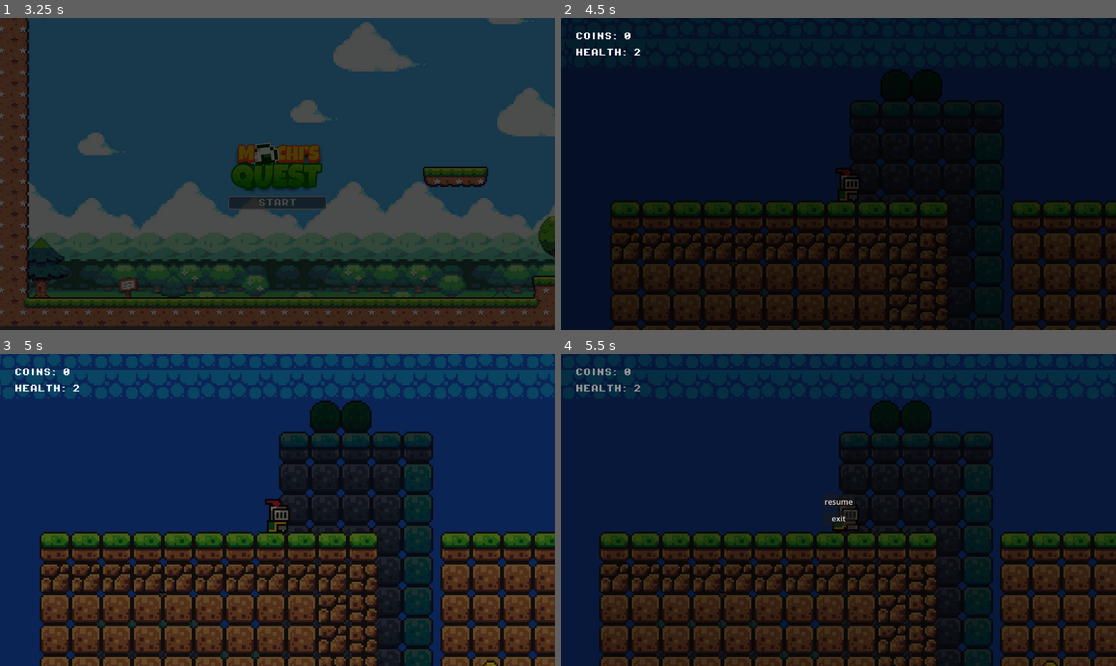
Above: before the commit, frames 1-4 (two rows, left to right).
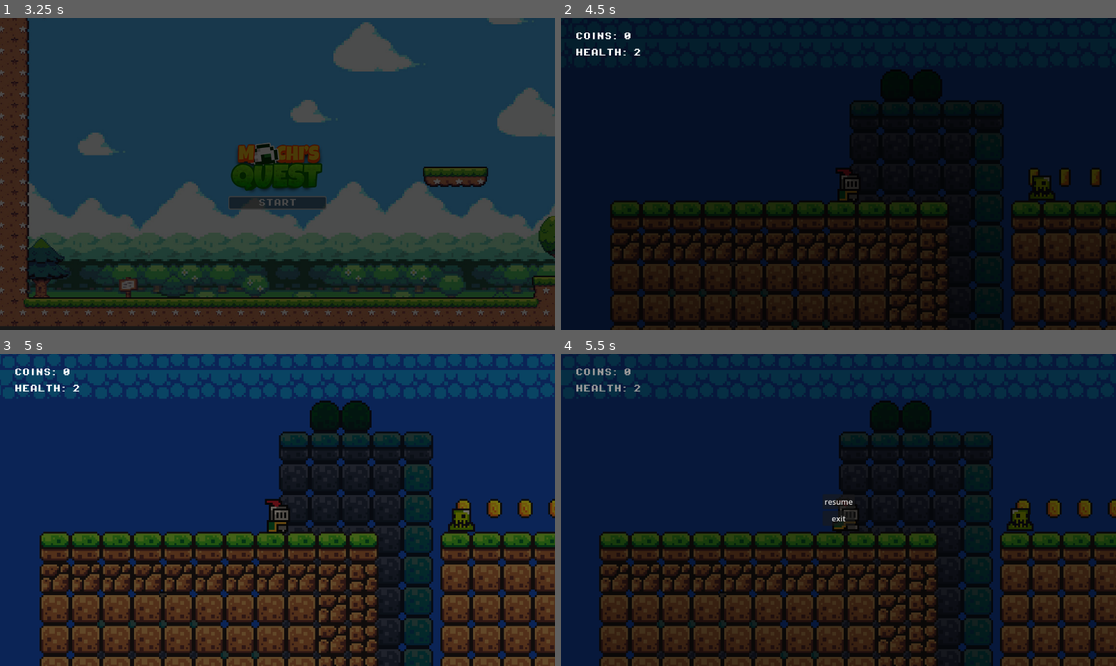
Above: after the commit, the same moments.

Repository: lucas-sobierajski-oliveira/godot-plataform-test
Game: Godot game, scene res://scenes/TitleScene.tscn
The game is run twice, just before and just after one commit, with the same random seed, the same clock (stepped at 60 frames per second) and the same inputs.
Inputs:
- Up to frame 1 (3.25 s): click "START" at 0.5 s; click "START" at 1.25 s; tap Enter (ui_accept) at 2, 2.27, 3.02 s; hold Q 2.03-2.78 s; hold Right (ui_right) from 2.03 s (still down); tap Q at 2.85 s
- Up to frame 2 (4.5 s): release Right (ui_right) at 3.53 s; hold Left (ui_left) 3.53-4.25 s; hold Q 3.53-4.25 s; click "resume" at 4.25 s
- Up to frame 3 (5 s): no input
- Up to frame 4 (5.5 s): hold Right (ui_right) from 5.03 s (still down); tap Q at 5.1 s; tap Enter (ui_accept) at 5.27 s

Frame 1 is identical in both runs. In frame 2, 0.6% of the frame differs, in the area x 84-98%, y 48-100%; in frame 3, 0.8%, in the area x 80-100%, y 46-100%; in frame 4, 0.8%.

Commit message:
ajuste do level1

Diff:
--- a/scenes/Main.tscn
+++ b/scenes/Main.tscn
@@ -604,7 +604,7 @@
 }
 
 [sub_resource type="RectangleShape2D" id="RectangleShape2D_mu6yc"]
-size = Vector2(198, 55)
+size = Vector2(107, 123.5)
 
 [node name="Main" type="Node2D"]
 script = ExtResource("1_hxfp1")
@@ -688,397 +688,169 @@
 
 [node name="AllCoins" type="Node" parent="."]
 
+[node name="Coin" parent="AllCoins" instance=ExtResource("7_5hojl")]
+position = Vector2(224, 184)
+
 [node name="Coin2" parent="AllCoins" instance=ExtResource("7_5hojl")]
-position = Vector2(88, 345)
+position = Vector2(240, 184)
 
 [node name="Coin3" parent="AllCoins" instance=ExtResource("7_5hojl")]
-position = Vector2(103, 346)
+position = Vector2(256, 184)
 
 [node name="Coin4" parent="AllCoins" instance=ExtResource("7_5hojl")]
-position = Vector2(120, 346)
+position = Vector2(272, 184)
 
 [node name="Coin5" parent="AllCoins" instance=ExtResource("7_5hojl")]
-position = Vector2(137, 346)
+position = Vector2(304, 232)
 
 [node name="Coin6" parent="AllCoins" instance=ExtResource("7_5hojl")]
-position = Vector2(158, 345)
+position = Vector2(320, 232)
 
 [node name="Coin7" parent="AllCoins" instance=ExtResource("7_5hojl")]
-position = Vector2(176, 345)
+position = Vector2(336, 232)
 
 [node name="Coin8" parent="AllCoins" instance=ExtResource("7_5hojl")]
-position = Vector2(194, 345)
+position = Vector2(352, 232)
 
 [node name="Coin9" parent="AllCoins" instance=ExtResource("7_5hojl")]
-position = Vector2(194, 345)
+position = Vector2(368, 232)
 
 [node name="Coin10" parent="AllCoins" instance=ExtResource("7_5hojl")]
-position = Vector2(211, 344)
+position = Vector2(384, 232)
 
 [node name="Coin11" parent="AllCoins" instance=ExtResource("7_5hojl")]
-position = Vector2(238, 268)
+position = Vector2(400, 232)
 
 [node name="Coin12" parent="AllCoins" instance=ExtResource("7_5hojl")]
-position = Vector2(239, 286)
+position = Vector2(416, 232)
 
 [node name="Coin13" parent="AllCoins" instance=ExtResource("7_5hojl")]
-position = Vector2(240, 309)
+position = Vector2(432, 232)
 
 [node name="Coin14" parent="AllCoins" instance=ExtResource("7_5hojl")]
-position = Vector2(89, 315)
+position = Vector2(520, 216)
 
 [node name="Coin15" parent="AllCoins" instance=ExtResource("7_5hojl")]
-position = Vector2(90, 332)
+position = Vector2(520, 200)
 
 [node name="Coin16" parent="AllCoins" instance=ExtResource("7_5hojl")]
-position = Vector2(104, 316)
+position = Vector2(520, 184)
 
 [node name="Coin17" parent="AllCoins" instance=ExtResource("7_5hojl")]
-position = Vector2(105, 327)
+position = Vector2(536, 184)
 
 [node name="Coin18" parent="AllCoins" instance=ExtResource("7_5hojl")]
-position = Vector2(119, 316)
+position = Vector2(552, 184)
 
 [node name="Coin19" parent="AllCoins" instance=ExtResource("7_5hojl")]
-position = Vector2(121, 329)
+position = Vector2(568, 184)
 
 [node name="Coin20" parent="AllCoins" instance=ExtResource("7_5hojl")]
-position = Vector2(137, 330)
+position = Vector2(584, 184)
 
 [node name="Coin21" parent="AllCoins" instance=ExtResource("7_5hojl")]
-position = Vector2(138, 317)
+position = Vector2(584, 200)
 
 [node name="Coin22" parent="AllCoins" instance=ExtResource("7_5hojl")]
-position = Vector2(158, 318)
+position = Vector2(584, 216)
 
 [node name="Coin23" parent="AllCoins" instance=ExtResource("7_5hojl")]
-position = Vector2(159, 333)
+position = Vector2(568, 216)
 
 [node name="Coin24" parent="AllCoins" instance=ExtResource("7_5hojl")]
-position = Vector2(176, 330)
+position = Vector2(552, 216)
 
 [node name="Coin25" parent="AllCoins" instance=ExtResource("7_5hojl")]
-position = Vector2(175, 319)
+position = Vector2(536, 216)
 
 [node name="Coin26" parent="AllCoins" instance=ExtResource("7_5hojl")]
-position = Vector2(191, 318)
+position = Vector2(608, 168)
 
 [node name="Coin27" parent="AllCoins" instance=ExtResource("7_5hojl")]
-position = Vector2(192, 329)
+position = Vector2(624, 168)
 
 [node name="Coin28" parent="AllCoins" instance=ExtResource("7_5hojl")]
-position = Vector2(210, 316)
+position = Vector2(640, 168)
 
 [node name="Coin29" parent="AllCoins" instance=ExtResource("7_5hojl")]
-position = Vector2(211, 331)
+position = Vector2(656, 168)
 
 [node name="Coin30" parent="AllCoins" instance=ExtResource("7_5hojl")]
-position = Vector2(331, 378)
+position = Vector2(672, 168)
 
 [node name="Coin31" parent="AllCoins" instance=ExtResource("7_5hojl")]
-position = Vector2(347, 377)
+position = Vector2(688, 168)
 
 [node name="Coin32" parent="AllCoins" instance=ExtResource("7_5hojl")]
-position = Vector2(369, 378)
+position = Vector2(704, 168)
 
 [node name="Coin33" parent="AllCoins" instance=ExtResource("7_5hojl")]
-position = Vector2(385, 378)
+position = Vector2(720, 168)
 
 [node name="Coin34" parent="AllCoins" instance=ExtResource("7_5hojl")]
-position = Vector2(402, 378)
+position = Vector2(736, 168)
 
 [node name="Coin35" parent="AllCoins" instance=ExtResource("7_5hojl")]
-position = Vector2(418, 379)
+position = Vector2(752, 168)
 
 [node name="Coin36" parent="AllCoins" instance=ExtResource("7_5hojl")]
-position = Vector2(431, 378)
+position = Vector2(768, 168)
 
 [node name="Coin37" parent="AllCoins" instance=ExtResource("7_5hojl")]
-position = Vector2(447, 377)
+position = Vector2(952, 24)
 
 [node name="Coin38" parent="AllCoins" instance=ExtResource("7_5hojl")]
-position = Vector2(460, 376)
+position = Vector2(968, 24)
 
 [node name="Coin39" parent="AllCoins" instance=ExtResource("7_5hojl")]
-position = Vector2(301, 252)
+position = Vector2(984, 24)
 
 [node name="Coin40" parent="AllCoins" instance=ExtResource("7_5hojl")]
-position = Vector2(315, 252)
+position = Vector2(1000, 24)
 
 [node name="Coin41" parent="AllCoins" instance=ExtResource("7_5hojl")]
-position = Vector2(308, 267)
+position = Vector2(1016, 24)
 
 [node name="Coin42" parent="AllCoins" instance=ExtResource("7_5hojl")]
-position = Vector2(309, 283)
+position = Vector2(936, 24)
 
 [node name="Coin43" parent="AllCoins" instance=ExtResource("7_5hojl")]
-position = Vector2(310, 303)
+position = Vector2(952, 8)
 
 [node name="Coin44" parent="AllCoins" instance=ExtResource("7_5hojl")]
-position = Vector2(311, 320)
+position = Vector2(968, 8)
 
 [node name="Coin45" parent="AllCoins" instance=ExtResource("7_5hojl")]
-position = Vector2(310, 336)
+position = Vector2(984, 8)
 
 [node name="Coin46" parent="AllCoins" instance=ExtResource("7_5hojl")]
-position = Vector2(312, 350)
+position = Vector2(1000, 8)
 
 [node name="Coin47" parent="AllCoins" instance=ExtResource("7_5hojl")]
-position = Vector2(472, 40)
+position = Vector2(984, -8)
 
 [node name="Coin48" parent="AllCoins" instance=ExtResource("7_5hojl")]
-position = Vector2(495, 43)
+position = Vector2(968, -8)
 
 [node name="Coin49" parent="AllCoins" instance=ExtResource("7_5hojl")]
-position = Vector2(517, 44)
-
-[node name="Coin50" parent="AllCoins" instance=ExtResource("7_5hojl")]
-position = Vector2(533, 42)
-
-[node name="Coin51" parent="AllCoins" instance=ExtResource("7_5hojl")]
-position = Vector2(553, 43)
-
-[node name="Coin96" parent="AllCoins" instance=ExtResource("7_5hojl")]
-position = Vector2(1269, -86)
-
-[node name="Coin97" parent="AllCoins" instance=ExtResource("7_5hojl")]
-position = Vector2(1202, -85)
-
-[node name="Coin98" parent="AllCoins" instance=ExtResource("7_5hojl")]
-position = Vector2(1142, -86)
-
-[node name="Coin99" parent="AllCoins" instance=ExtResource("7_5hojl")]
-position = Vector2(1048, -89)
-
-[node name="Coin100" parent="AllCoins" instance=ExtResource("7_5hojl")]
-position = Vector2(992, -89)
-
-[node name="Coin101" parent="AllCoins" instance=ExtResource("7_5hojl")]
-position = Vector2(929, -91)
-
-[node name="Coin102" parent="AllCoins" instance=ExtResource("7_5hojl")]
-position = Vector2(857, -88)
-
-[node name="Coin103" parent="AllCoins" instance=ExtResource("7_5hojl")]
-position = Vector2(781, -89)
-
-[node name="Coin104" parent="AllCoins" instance=ExtResource("7_5hojl")]
-position = Vector2(712, -90)
-
-[node name="Coin105" parent="AllCoins" instance=ExtResource("7_5hojl")]
-position = Vector2(663, -89)
-
-[node name="Coin52" parent="AllCoins" instance=ExtResource("7_5hojl")]
-position = Vector2(566, 43)
-
-[node name="Coin53" parent="AllCoins" instance=ExtResource("7_5hojl")]
-position = Vector2(734, 3)
-
-[node name="Coin54" parent="AllCoins" instance=ExtResource("7_5hojl")]
-position = Vector2(754, 5)
-
-[node name="Coin55" parent="AllCoins" instance=ExtResource("7_5hojl")]
-position = Vector2(774, 2)
-
-[node name="Coin56" parent="AllCoins" instance=ExtResource("7_5hojl")]
-position = Vector2(774, 24)
-
-[node name="Coin57" parent="AllCoins" instance=ExtResource("7_5hojl")]
-position = Vector2(754, 24)
-
-[node name="Coin58" parent="AllCoins" instance=ExtResource("7_5hojl")]
-position = Vector2(736, 23)
-
-[node name="Coin59" parent="AllCoins" instance=ExtResource("7_5hojl")]
-position = Vector2(735, 40)
-
-[node name="Coin60" parent="AllCoins" instance=ExtResource("7_5hojl")]
-position = Vector2(758, 41)
-
-[node name="Coin61" parent="AllCoins" instance=ExtResource("7_5hojl")]
-position = Vector2(776, 40)
-
-[node name="Coin62" parent="AllCoins" instance=ExtResource("7_5hojl")]
-position = Vector2(1167, 85)
-
-[node name="Coin63" parent="AllCoins" instance=ExtResource("7_5hojl")]
-position = Vector2(1191, 88)
-
-[node name="Coin64" parent="AllCoins" instance=ExtResource("7_5hojl")]
-position = Vector2(1170, 109)
-
-[node name="Coin65" parent="AllCoins" instance=ExtResource("7_5hojl")]
-position = Vector2(1190, 115)
-
-[node name="Coin66" parent="AllCoins" instance=ExtResource("7_5hojl")]
-position = Vector2(1170, 134)
-
-[node name="Coin67" parent="AllCoins" instance=ExtResource("7_5hojl")]
-position = Vector2(1191, 142)
-
-[node name="Coin68" parent="AllCoins" instance=ExtResource("7_5hojl")]
-position = Vector2(1193, 160)
-
-[node name="Coin69" parent="AllCoins" instance=ExtResource("7_5hojl")]
-position = Vector2(1221, 164)
-
-[node name="Coin70" parent="AllCoins" instance=ExtResource("7_5hojl")]
-position = Vector2(1220, 205)
-
-[node name="Coin71" parent="AllCoins" instance=ExtResource("7_5hojl")]
-position = Vector2(1221, 185)
-
-[node name="Coin72" parent="AllCoins" instance=ExtResource("7_5hojl")]
-position = Vector2(1224, 226)
-
-[node name="Coin73" parent="AllCoins" instance=ExtResource("7_5hojl")]
-position = Vector2(1319, 228)
-
-[node name="Coin74" parent="AllCoins" instance=ExtResource("7_5hojl")]
-position = Vector2(1316, 210)
-
-[node name="Coin75" parent="AllCoins" instance=ExtResource("7_5hojl")]
-position = Vector2(1315, 191)
-
-[node name="Coin76" parent="AllCoins" instance=ExtResource("7_5hojl")]
-position = Vector2(1317, 167)
-
-[node name="Coin77" parent="AllCoins" instance=ExtResource("7_5hojl")]
-position = Vector2(1338, 167)
-
-[node name="Coin78" parent="AllCoins" instance=ExtResource("7_5hojl")]
-position = Vector2(1354, 166)
-
-[node name="Coin79" parent="AllCoins" instance=ExtResource("7_5hojl")]
-position = Vector2(1368, 166)
-
-[node name="Coin80" parent="AllCoins" instance=ExtResource("7_5hojl")]
-position = Vector2(1340, 114)
-
-[node name="Coin81" parent="AllCoins" instance=ExtResource("7_5hojl")]
-position = Vector2(1370, 82)
-
-[node name="Coin82" parent="AllCoins" instance=ExtResource("7_5hojl")]
-position = Vector2(1342, 47)
-
-[node name="Coin83" parent="AllCoins" instance=ExtResource("7_5hojl")]
-position = Vector2(1370, 21)
-
-[node name="Coin84" parent="AllCoins" instance=ExtResource("7_5hojl")]
-position = Vector2(1339, -9)
-
-[node name="Coin85" parent="AllCoins" instance=ExtResource("7_5hojl")]
-position = Vector2(1372, -32)
-
-[node name="Coin86" parent="AllCoins" instance=ExtResource("7_5hojl")]
-position = Vector2(1370, -62)
-
-[node name="Coin87" parent="AllCoins" instance=ExtResource("7_5hojl")]
-position = Vector2(1350, -64)
-
-[node name="Coin88" parent="AllCoins" instance=ExtResource("7_5hojl")]
-position = Vector2(1326, -64)
-
-[node name="Coin89" parent="AllCoins" instance=ExtResource("7_5hojl")]
-position = Vector2(1421, 252)
-
-[node name="Coin90" parent="AllCoins" instance=ExtResource("7_5hojl")]
-position = Vector2(1421, 252)
-
-[node name="Coin91" parent="AllCoins" instance=ExtResource("7_5hojl")]
-position = Vector2(1447, 253)
-
-[node name="Coin92" parent="AllCoins" instance=ExtResource("7_5hojl")]
-position = Vector2(1450, 271)
-
-[node name="Coin93" parent="AllCoins" instance=ExtResource("7_5hojl")]
-position = Vector2(1426, 268)
-
-[node name="Coin94" parent="AllCoins" instance=ExtResource("7_5hojl")]
-position = Vector2(1426, 286)
-
-[node name="Coin95" parent="AllCoins" instance=ExtResource("7_5hojl")]
-position = Vector2(1451, 284)
-
-[node name="Coin106" parent="AllCoins" instance=ExtResource("7_5hojl")]
-position = Vector2(2058, 90)
-
-[node name="Coin107" parent="AllCoins" instance=ExtResource("7_5hojl")]
-position = Vector2(2087, 89)
-
-[node name="Coin108" parent="AllCoins" instance=ExtResource("7_5hojl")]
-position = Vector2(2115, 89)
-
-[node name="Coin109" parent="AllCoins" instance=ExtResource("7_5hojl")]
-position = Vector2(2151, 91)
-
-[node name="Coin110" parent="AllCoins" instance=ExtResource("7_5hojl")]
-position = Vector2(2186, 92)
-
-[node name="Coin111" parent="AllCoins" instance=ExtResource("7_5hojl")]
-position = Vector2(2221, 90)
-
-[node name="Coin112" parent="AllCoins" instance=ExtResource("7_5hojl")]
-position = Vector2(2253, 89)
-
-[node name="Coin113" parent="AllCoins" instance=ExtResource("7_5hojl")]
-position = Vector2(2297, 91)
-
-[node name="Coin114" parent="AllCoins" instance=ExtResource("7_5hojl")]
-position = Vector2(2299, 72)
-
-[node name="Coin115" parent="AllCoins" instance=ExtResource("7_5hojl")]
-position = Vector2(2301, 48)
-
-[node name="Coin116" parent="AllCoins" instance=ExtResource("7_5hojl")]
-position = Vector2(2302, 25)
-
-[node name="Coin117" parent="AllCoins" instance=ExtResource("7_5hojl")]
-position = Vector2(2349, 40)
-
-[node name="Coin118" parent="AllCoins" instance=ExtResource("7_5hojl")]
-position = Vector2(2373, 40)
-
-[node name="Coin119" parent="AllCoins" instance=ExtResource("7_5hojl")]
-position = Vector2(2403, 41)
-
-[node name="Coin120" parent="AllCoins" instance=ExtResource("7_5hojl")]
-position = Vector2(2433, 39)
-
-[node name="Coin121" parent="AllCoins" instance=ExtResource("7_5hojl")]
-position = Vector2(2456, 37)
+position = Vector2(976, -24)
 
 [node name="Enemies" type="Node" parent="."]
 
 [node name="Enemy2" parent="Enemies" instance=ExtResource("8_j2mmo")]
-position = Vector2(273, 215)
+position = Vector2(232, 184)
 
 [node name="Enemy3" parent="Enemies" instance=ExtResource("8_j2mmo")]
-position = Vector2(153, 331)
+position = Vector2(360, 224)
 
 [node name="Enemy4" parent="Enemies" instance=ExtResource("8_j2mmo")]
-position = Vector2(382, 353)
+position = Vector2(552, 200)
 
 [node name="Enemy5" parent="Enemies" instance=ExtResource("8_j2mmo")]
-position = Vector2(514, 31)
+position = Vector2(808, 120)
 
 [node name="Enemy6" parent="Enemies" instance=ExtResource("8_j2mmo")]
-position = Vector2(1090, 34)
-
-[node name="Enemy7" parent="Enemies" instance=ExtResource("8_j2mmo")]
-position = Vector2(1247, 265)
-
-[node name="Enemy8" parent="Enemies" instance=ExtResource("8_j2mmo")]
-position = Vector2(1362, 151)
-
-[node name="Enemy9" parent="Enemies" instance=ExtResource("8_j2mmo")]
-position = Vector2(1130, -108)
-
-[node name="Enemy10" parent="Enemies" instance=ExtResource("8_j2mmo")]
-position = Vector2(941, -107)
-
-[node name="Enemy11" parent="Enemies" instance=ExtResource("8_j2mmo")]
-position = Vector2(735, -116)
+position = Vector2(888, 32)
 
 [node name="AllPlataforms" type="Node" parent="."]
 
@@ -1108,9 +880,6 @@
 
 [node name="Platform8" parent="AllPlataforms" instance=ExtResource("8_nbobs")]
 position = Vector2(766, 155)
-
-[node name="Platform3" parent="AllPlataforms" instance=ExtResource("8_nbobs")]
-position = Vector2(1965, 175)
 
 [node name="HUD" type="CanvasLayer" parent="."]
 
@@ -1179,12 +948,12 @@
 vertical_alignment = 1
 
 [node name="EndGameArea" type="Area2D" parent="."]
-position = Vector2(2471, 7)
+position = Vector2(1368, 16)
 collision_layer = 8
 collision_mask = 2
 
 [node name="CollisionShape2D" type="CollisionShape2D" parent="EndGameArea"]
-position = Vector2(89, 17.5)
+position = Vector2(1, -7)
 shape = SubResource("RectangleShape2D_mu6yc")
 
 [connection signal="body_entered" from="Killzone" to="Killzone" method="_on_body_entered"]
--- a/todos.gd
+++ b/todos.gd
@@ -1,6 +1,5 @@
 extends Node
 
 # CRIAR MAIS 1 TIPO DE INIMIGO - inimigo q fica se movendo de cima pra baixo infinitamente
-# FAZER UM CENARIO FACIL
 # add fruta q aumenta o numero de vidas
 # FIMMMMMM
